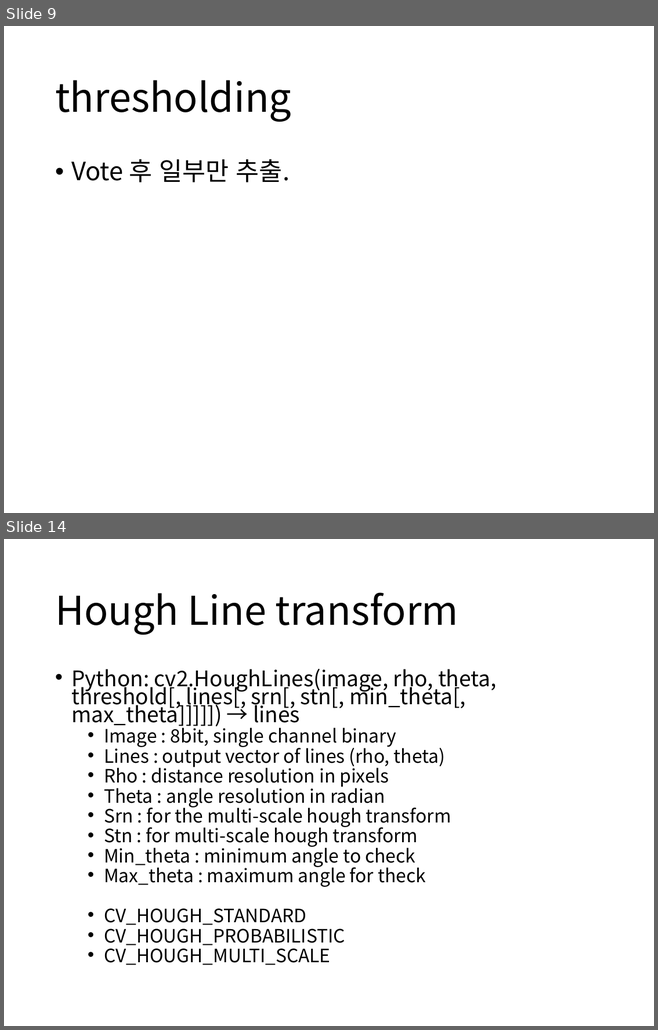
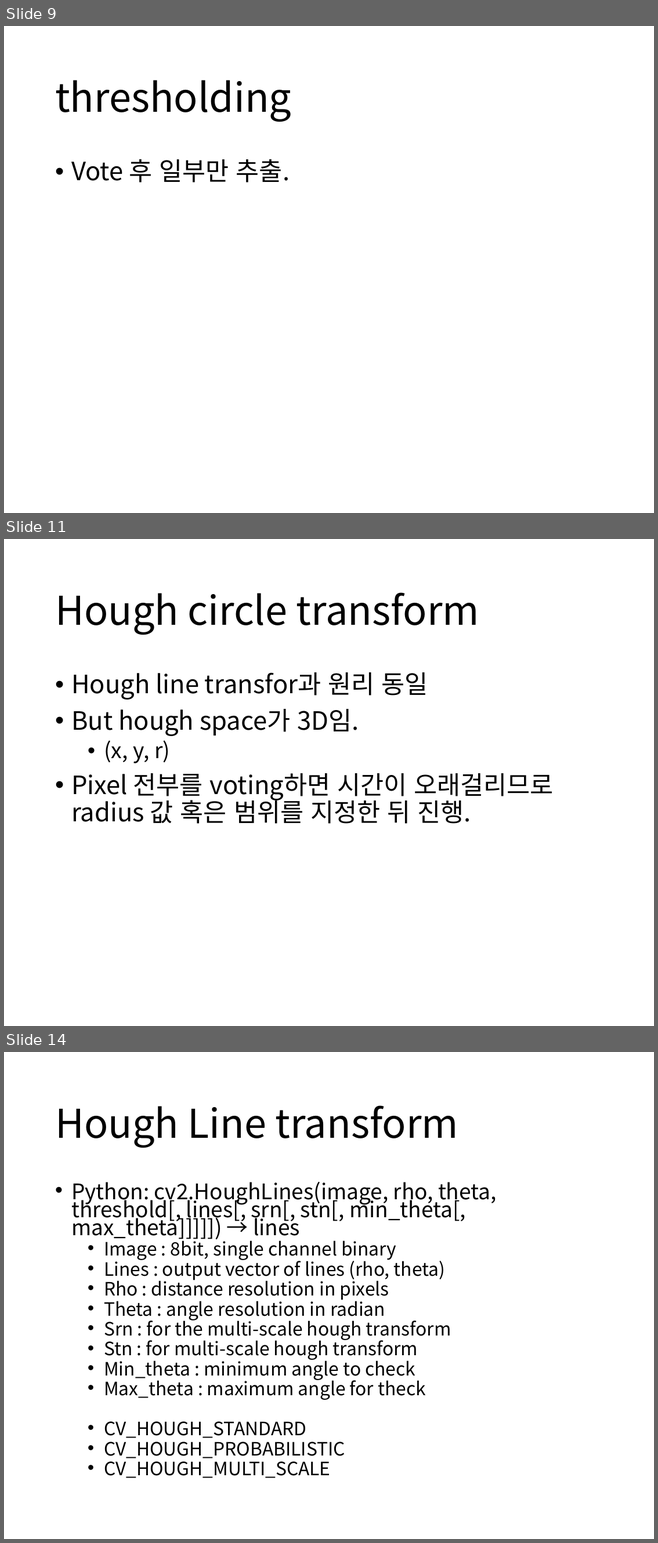
Before and after one commit to boy1089/MyProject, a slide deck: hough transform/hough transform ver1.pptx. Shown one above the other, each under a label of ours: slides 9 and 14 before the commit, slides 9, 11 and 14 after it; the slides between them are not shown. The pictures are 658x1030 and 658x1543 pixels, drawn with LibreOffice and Linux fonts; fonts in the diff are those of the drawing. Boxes give left, top, right and bottom in pixels: in the first picture for what was removed or moved away, otherwise in the second. Text is boxed around its words. In the diff, an @@ line names an element or a change of style, - is before the commit and + after.

Commit message:
hough 2nd

```diff
--- a/hough transform/hough transform ver1.pptx
+++ b/hough transform/hough transform ver1.pptx
@@ slide 11 added at (x1=4, y1=539, x2=654, y2=1026), background #FFFFFF @@
@@ title added at (x1=55, y1=592, x2=480, y2=635), 44 pt, text #000000 @@
+Hough circle transform
@@ text added at (x1=71, y1=672, x2=553, y2=824), 28 pt, text #000000 @@
+• Hough line transfor과 원리 동일
+• But hough space가 3D임.
+  • (x, y, r)
+• Pixel 전부를 voting하면 시간이 오래걸리므로 radius 값 혹은 범위를 지정한 뒤 진행.
```
Also in this commit, not shown: 6 slides changed, 2 other slides added, 3 slides removed, 4 other files.
